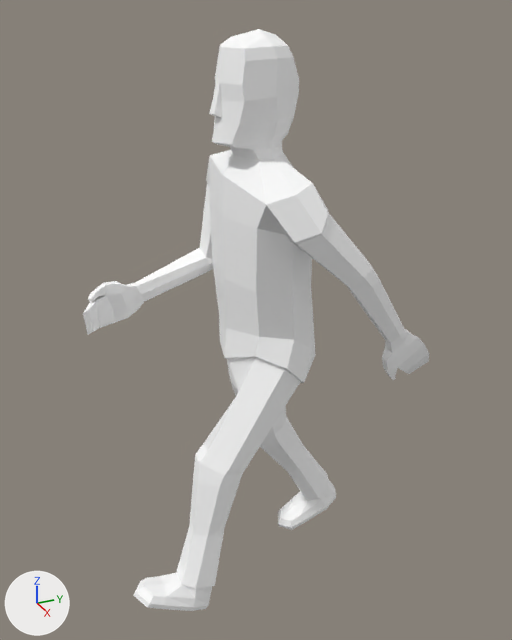
The glTF model frontend/assets/models3d/packs/quaternius-fbx/male_running.glb as it was, and as the next commit left it.
Before and after are seen from a camera (50 mm lens) standing at (1.884, -0.841, 1.895) and looking at (-0.024, 0.018, 0.941). The lights are fixed; the arrows at lower left show +X, +Y and +Z. The older version comes first. Where no turn or scale is listed for an object, it has been applied to the vertices.

In view in the first picture: 'Male_Running'.
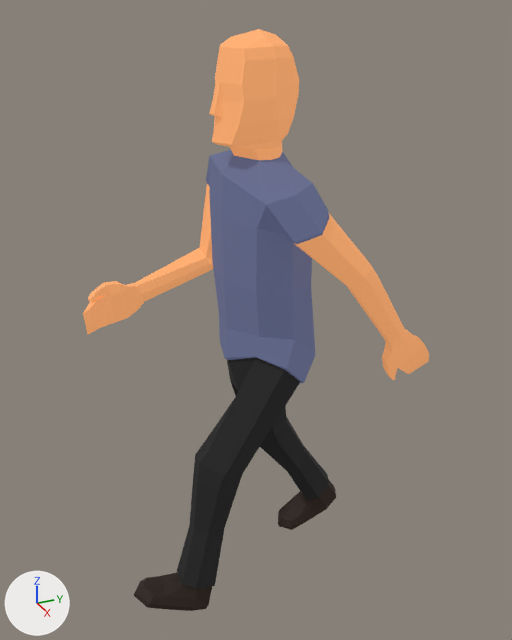
What changed in the scene script:
```text
Change mat_material_0:
    mat_material_0.base_color: (1.0, 1.0, 1.0) -> (0.52, 0.216, 0.0804)  # white #ffffff -> orange #bf8050
    add mat_material_0.emission_color = (0.52, 0.216, 0.0804)  # orange #bf8050
    add mat_material_0.emission_strength = 1.0
Change mat_material_1:
    mat_material_1.base_color: (1.0, 1.0, 1.0) -> (0.0608, 0.0713, 0.134)  # white #ffffff -> dark blue #464b66
    add mat_material_1.emission_color = (0.0608, 0.0713, 0.134)  # dark blue #464b66
    add mat_material_1.emission_strength = 1.0
Change mat_material_2:
    mat_material_2.base_color: (1.0, 1.0, 1.0) -> (0.00497, 0.00461, 0.00477)  # white #ffffff -> black #0f0f0f
    add mat_material_2.emission_color = (0.00497, 0.00461, 0.00477)  # black #0f0f0f
    add mat_material_2.emission_strength = 1.0
Change mat_material_3:
    mat_material_3.base_color: (1.0, 1.0, 1.0) -> (0.00866, 0.00438, 0.00219)  # white #ffffff -> black #170e07
    add mat_material_3.emission_strength = 1.0
```

Pixel boxes [x1, y1, x2, y2] of what changed, in the pictures (512 x 640 px):
'Male_Running', recoloured, surface changed (darker)
    both: [83, 29, 429, 611]
